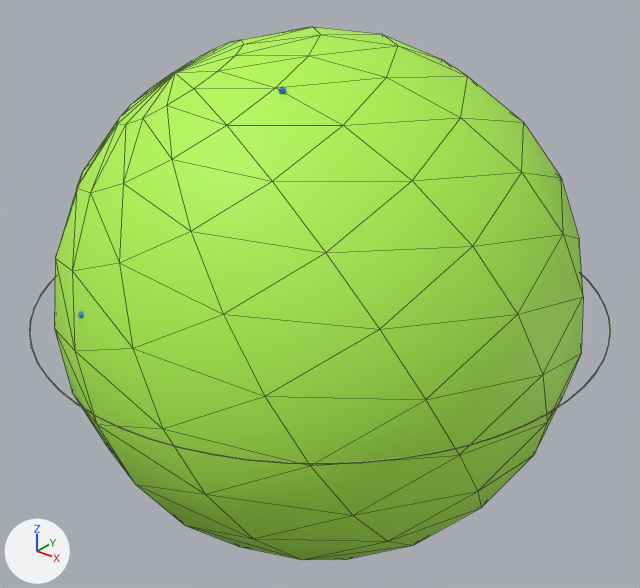
The glTF model glb/114.glb as it was, and as the next commit left it.
Rendered twice from a camera (50 mm lens) standing at (1.882, -2.353, 1.46) and looking at (0.0, 0.0, 0.001). Every picture has the same lights, and +X, +Y and +Z are marked at lower left. The first picture is the older version. Mesh edges are drawn as thin lines on the coarser meshes. Where no turn or scale is listed for an object, it has been applied to the vertices.

Names of what the first picture shows: 'Orbital_7s_0' and 2 more.
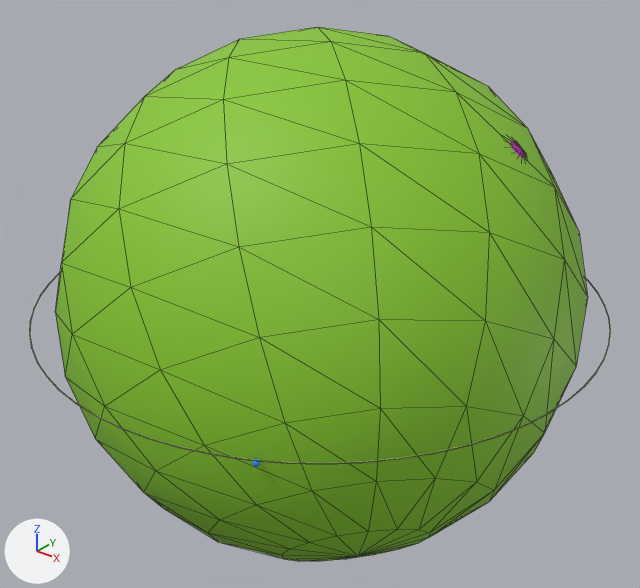
What differs and where, as boxes (x1, y1, x2, y2) in the pictures (640 x 588 px):
'Orbital_7s_0', recoloured, turned (darker): before (54, 27, 583, 560); after (55, 27, 588, 561)

Edits to the bpy script that builds the scene:
```text
Change mat_tmp_orb_114_7s:
    mat_tmp_orb_114_7s.base_color: (0.455, 0.948, 0.0823) -> (0.247, 0.579, 0.0264)  # green #b4f951 -> green #88c82d
Change ob_orbital_7s_0:
    ob_orbital_7s_0.rotation_euler: (0.138, 0.507, -2.087) -> (0.862, 0.295, -2.546)  # degrees (7.9, 29, -120) -> degrees (49, 17, -146)
```
